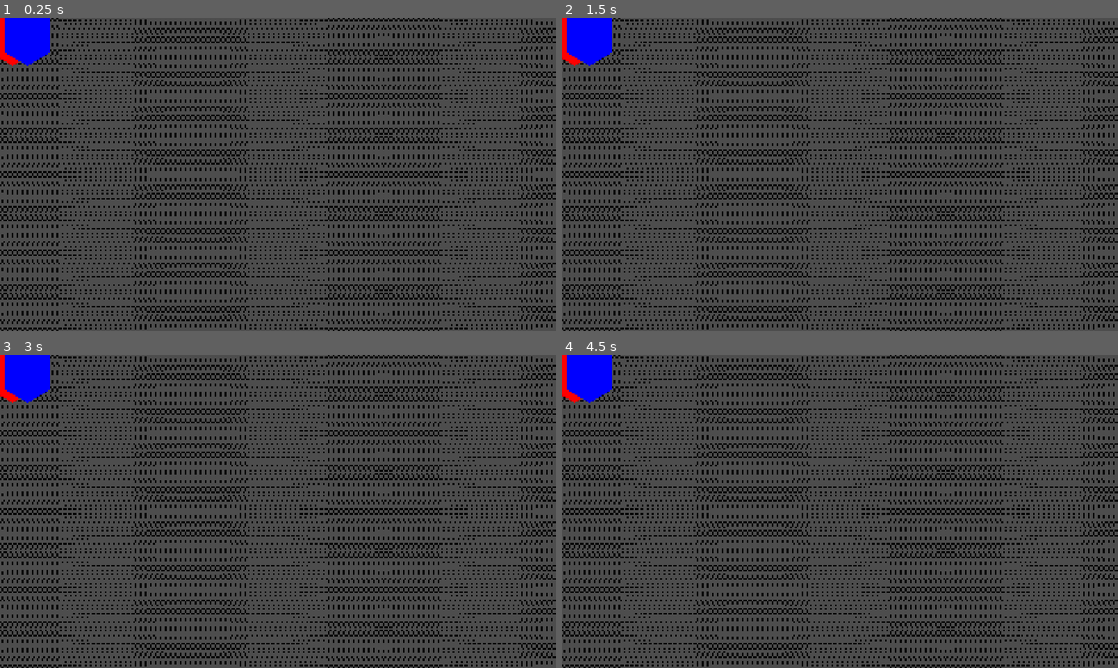
Above: before the commit, frames 1-4 (two rows, left to right).
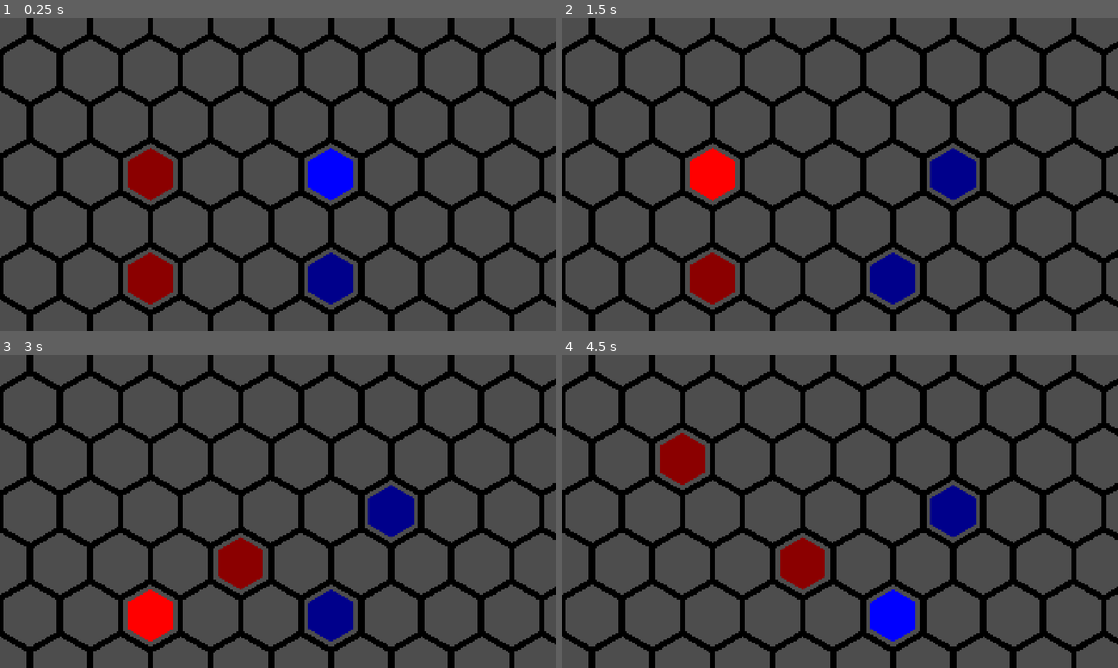
Above: after the commit, the same moments.

Repository: stvnnfrl/Portfolio
Game: Godot game, scene res://screens/battle/battlefield.tscn
Same seed, same stepped clock (60 frames per second), same inputs: the game is played once before the commit and once after it. This scene is started directly instead of the project's main scene.
Inputs (mouse positions are in pixels of both pictures, inside the frame that each line leads up to):
- Up to frame 1 (0.25 s): no input
- Up to frame 2 (1.5 s): tap Enter at 0.5 s; move the mouse to (962, 158) at 0.52 s; click (962, 158) at 0.67 s; tap Space at 1.25 s; drag from (728, 190) to (812, 237) at 1.27 s
- Up to frame 3 (3 s): tap Enter at 2 s; move the mouse to (333, 442) at 2.02 s; click (333, 442) at 2.17 s; tap Space at 2.75 s; drag from (250, 574) to (111, 464) at 2.77 s
- Up to frame 4 (4.5 s): tap Enter at 3.5 s; move the mouse to (1006, 558) at 3.52 s; click (1006, 558) at 3.67 s; tap Space at 4.25 s; drag from (673, 464) to (756, 433) at 4.27 s

The runs differ from the first frame. In frame 1, 34% of the frame differs, in the area x 0-100%, y 0-100%; in frame 2, 34%; in frame 3, 34%; in frame 4, 34%.

Commit message:
Unit movement with some turn order. Very primitive tho

Diff:
--- a/hpp/hex_grid/hex_grid_render.gd
+++ b/hpp/hex_grid/hex_grid_render.gd
@@ -8,11 +8,11 @@
 var turn_queue : Array = []
 var curr_subturn_index : int = -1
 var active_unit : Dictionary
-var is_waiting_for_input : bool = false
 
 var army_1 : Array = []
 var army_2 : Array = []
 
+# Units (this is temporary, will be replaced by the data passed from the pre-game)
 var unit_1 = {
 	"stats" = {
 		"speed" = 2,
@@ -66,8 +66,7 @@
 	_init_turn()
 
 	# start turn
-
-	pass # Replace with function body.
+	_start_next_sub_turn()
 
 # Called every frame. 'delta' is the elapsed time since the previous frame.
 func _process(delta: float) -> void:
@@ -76,16 +75,16 @@
 
 func _setup_army():
 
-	_instantiate_unit_scene(unit_1, Color.RED)
+	_instantiate_unit_scene(unit_1, Color.DARK_RED)
 	army_1.append(unit_1)
 
-	_instantiate_unit_scene(unit_3, Color.RED)
+	_instantiate_unit_scene(unit_3, Color.DARK_RED)
 	army_1.append(unit_3)
 
-	_instantiate_unit_scene(unit_2, Color.BLUE)
+	_instantiate_unit_scene(unit_2, Color.DARK_BLUE)
 	army_2.append(unit_2)
 
-	_instantiate_unit_scene(unit_4, Color.BLUE)
+	_instantiate_unit_scene(unit_4, Color.DARK_BLUE)
 	army_2.append(unit_4)
 
 
@@ -95,6 +94,7 @@
 	u_scene.position = cubic.cubic_to_pos2D(unit["coords"])
 	u_scene.modulate = color
 	unit["hex"] = u_scene
+	unit["base_color"] = color
 
 
 func _init_turn():
@@ -118,22 +118,51 @@
 
 	if curr_subturn_index >= turn_queue.size():
 		curr_subturn_index = 0
+		print("round done")
 
 	active_unit = turn_queue[curr_subturn_index]
-	is_waiting_for_input = true
+	_update_unit_color(active_unit)
 
 
 func _unhandled_input(event: InputEvent) -> void:
 	if event is InputEventMouseButton and event.pressed and event.button_index == MOUSE_BUTTON_LEFT:
-		if is_waiting_for_input:
-			var pos = get_viewport().get_mouse_position()
-			var cubic_pos = cubic.pos2D_to_cubic(pos)
+		var pos = get_viewport().get_mouse_position()
+		var cubic_pos = cubic.pos2D_to_cubic(pos)
+		var target_pos = Vector3i(cubic.cubic_round(cubic_pos))
+		print(cubic_pos)
 
-			print(cubic_pos)
+		var dist = get_cubic_distance(active_unit["coords"], target_pos)
+		var move_limit = active_unit["stats"]["movement"]
 
-			## FOR TESTING: Hardcoding a destination to test the turn loop
-			#var test_dest = active_unit["coords"] + Vector3i(1, -1, 0)
-			#_try_move_active_unit(test_dest)
+		if dist <= move_limit and not is_hex_occupied(target_pos):
+			print("Valid move. Distance: ", dist)
+
+			active_unit["hex"].modulate = active_unit["base_color"]
+			active_unit["coords"] = target_pos
+			active_unit["hex"].position = cubic.cubic_to_pos2D(target_pos)
+
+			_start_next_sub_turn()
+
+		else:
+			print("Invalid move. Hex is ", dist, " spaces away. Limit is ", move_limit)
+
 
 func _draw() -> void:
 	self.draw_rect(get_viewport_rect(), color)
+
+func _update_unit_color(unit):
+	if active_unit in army_1:
+		unit["hex"].modulate = Color.RED
+	else:
+		unit["hex"].modulate = Color.BLUE
+
+# Helper functions
+
+func get_cubic_distance(a: Vector3i, b: Vector3i) -> int:
+	return maxi(maxi(abs(a.x - b.x), abs(a.y - b.y)), abs(a.z - b.z))
+
+func is_hex_occupied(target_hex: Vector3i) -> bool:
+	for unit in turn_queue:
+		if unit["coords"] == target_hex:
+			return true
+	return false
--- a/hpp/screens/battle/battlefield.tscn
+++ b/hpp/screens/battle/battlefield.tscn
@@ -1,12 +1,8 @@
-[gd_scene load_steps=5 format=3 uid="uid://b0nf4o5dhg47d"]
+[gd_scene load_steps=4 format=3 uid="uid://b0nf4o5dhg47d"]
 
 [ext_resource type="Script" uid="uid://bydop4guvt4v7" path="res://hex_grid/hex_grid_render.gd" id="1_ft78b"]
-[ext_resource type="Script" uid="uid://cj2rbjop1ymw7" path="res://hex_grid/cubic_coords.gd" id="2_c4f7h"]
+[ext_resource type="Resource" uid="uid://bfdrcvmymov1a" path="res://hex_grid/battlefield_hex.tres" id="2_c4f7h"]
 [ext_resource type="PackedScene" uid="uid://cjp8nqi8fy1kn" path="res://screens/battle/unit.tscn" id="3_c4f7h"]
-
-[sub_resource type="Resource" id="Resource_tjud5"]
-script = ExtResource("2_c4f7h")
-metadata/_custom_type_script = "uid://cj2rbjop1ymw7"
 
 [node name="Battlefield Root" type="Node"]
 
@@ -17,8 +13,9 @@
 anchor_bottom = 1.0
 grow_horizontal = 2
 grow_vertical = 2
+mouse_filter = 2
 
 [node name="2D Root" type="Node2D" parent="."]
 script = ExtResource("1_ft78b")
-cubic = SubResource("Resource_tjud5")
+cubic = ExtResource("2_c4f7h")
 unit_scene = ExtResource("3_c4f7h")
